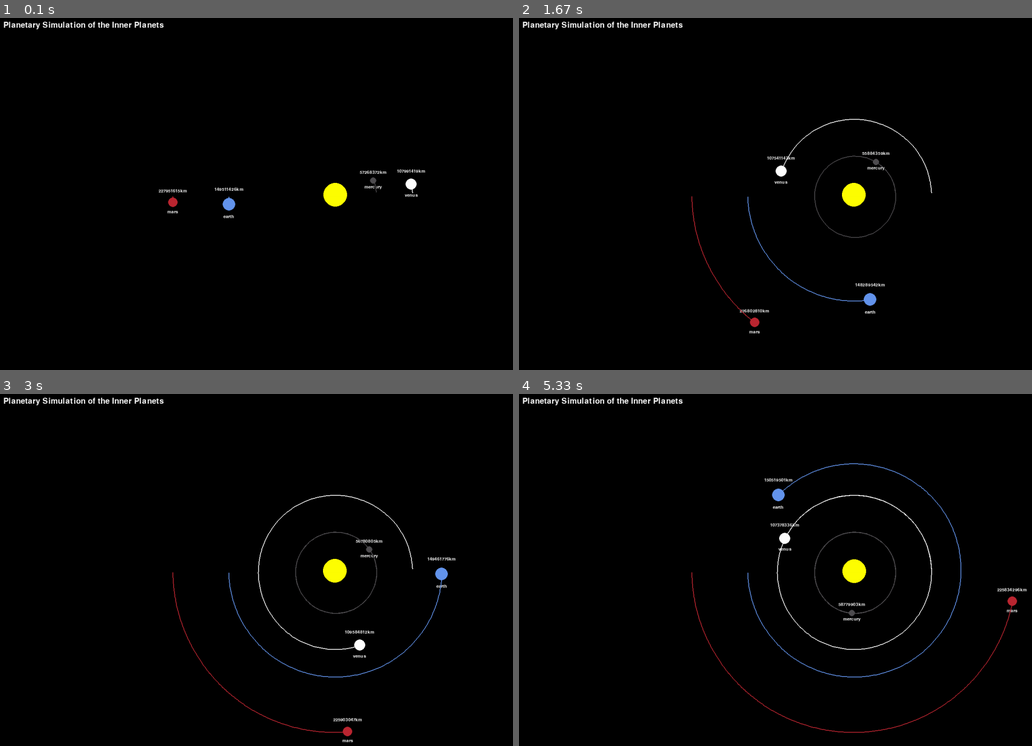
Above: before the commit, frames 1-4 (two rows, left to right).
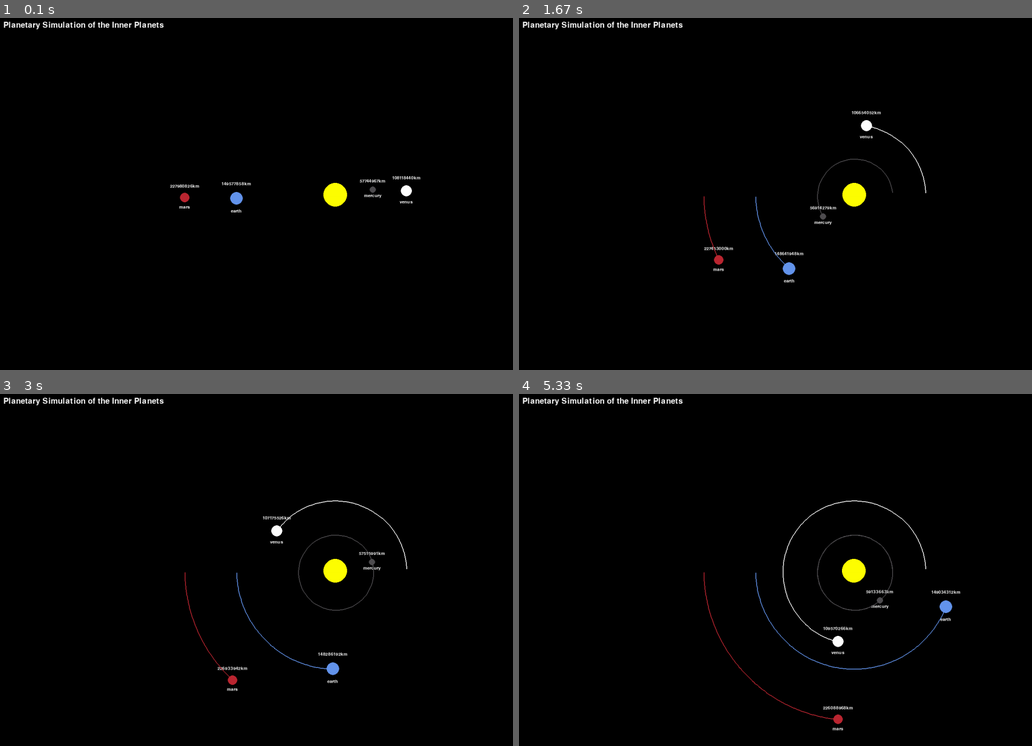
Above: after the commit, the same moments.

Repository: fischettijw/Abigail---vsCode
Game: pygame game, started from Planets/milky_way_planetary_simulation.py
The game is run twice, just before and just after one commit, with the same random seed, the same clock (stepped at 60 frames per second) and the same inputs.
Inputs:
- Up to frame 1 (0.1 s): no input
- Up to frame 2 (1.67 s): no input
- Up to frame 3 (3 s): no input
- Up to frame 4 (5.33 s): no input

The runs differ from the first frame. In frame 1, 0.8% of the frame differs, in the area x 30-83%, y 42-57%; in frame 2, 1.5%; in frame 3, 2.0%; in frame 4, 2.7%, in the area x 33-99%, y 19-97%.

Commit message:
renamed FONT variables

Diff:
--- a/Planets/milky_way_planetary_simulation.py
+++ b/Planets/milky_way_planetary_simulation.py
@@ -17,9 +17,10 @@
 RED = (188, 39, 50)
 DARK_GREY = (80, 78, 81)
 
-FONT = pygame.font.SysFont("comicsans", 16)
-FONT2 = pygame.font.SysFont("comicsans", 30)
-title_text = FONT2.render(program_title, True, WHITE)
+FONT_distance_to_sun_text = pygame.font.SysFont("comicsans", 16)
+FONT_title_text = pygame.font.SysFont("comicsans", 30)
+
+title_text = FONT_title_text.render(program_title, True, WHITE)
 title_text.get_rect()
 # print(title_text.get_rect())
 
@@ -27,7 +28,7 @@
 class Planet:
     AU = 149.6e6 * 1000
     G = 6.67428e-11
-    SCALE = 270 / AU  # 1AU = 100 pixels if 250
+    SIZE_SCALE = 250 / AU  # 1AU = 100 pixels if 250
     TIMESTEP = 3600*24  # 1 day in seconds
     CENTER_OFFSET = 200
     STOP_AFTER = 900
@@ -48,19 +49,20 @@
         self.y_vel = y_vel * y_vel_change
 
     def draw(self, win):
-        x = self.x * self.SCALE + WIDTH / 2 + Planet.CENTER_OFFSET
-        y = self.y * self.SCALE + HEIGHT / 2
+        # draw Planets
+        x = self.x * self.SIZE_SCALE + WIDTH / 2 + Planet.CENTER_OFFSET
+        y = self.y * self.SIZE_SCALE + HEIGHT / 2
         pygame.draw.circle(win, self.color, (x, y), self.radius)
 
         # Place names and distance to sun on Planets
         if self.name != "sun":
-            distance_text = FONT.render(
+            distance_text = FONT_distance_to_sun_text.render(
                 f"{math.floor(self.distance_to_sun/1000)}km", 1, WHITE)
 
             win.blit(distance_text, (x - distance_text.get_width()/2,
                                      y - distance_text.get_height()/2 - 2*self.radius - 5))
 
-            planet_text = FONT.render(self.name, 1, WHITE)
+            planet_text = FONT_distance_to_sun_text.render(self.name, 1, WHITE)
             win.blit(planet_text, (x - planet_text.get_width()/2,
                                    y - planet_text.get_height()/2 + 2*self.radius))
 
@@ -69,8 +71,8 @@
             updated_points = []
             for point in self.orbit:
                 x, y = point
-                x = x * self.SCALE + WIDTH / 2 + Planet.CENTER_OFFSET
-                y = y * self.SCALE + HEIGHT / 2
+                x = x * self.SIZE_SCALE + WIDTH / 2 + Planet.CENTER_OFFSET
+                y = y * self.SIZE_SCALE + HEIGHT / 2
 
                 if len(updated_points) < Planet.STOP_AFTER:
                     updated_points.append((x, y))
@@ -141,7 +143,7 @@
     planets = [sun, mercury, venus, earth, mars]
 
     while run:
-        clock.tick(60)
+        clock.tick(30)
         SCREEN.fill((0, 0, 0))
 
         for event in pygame.event.get():
